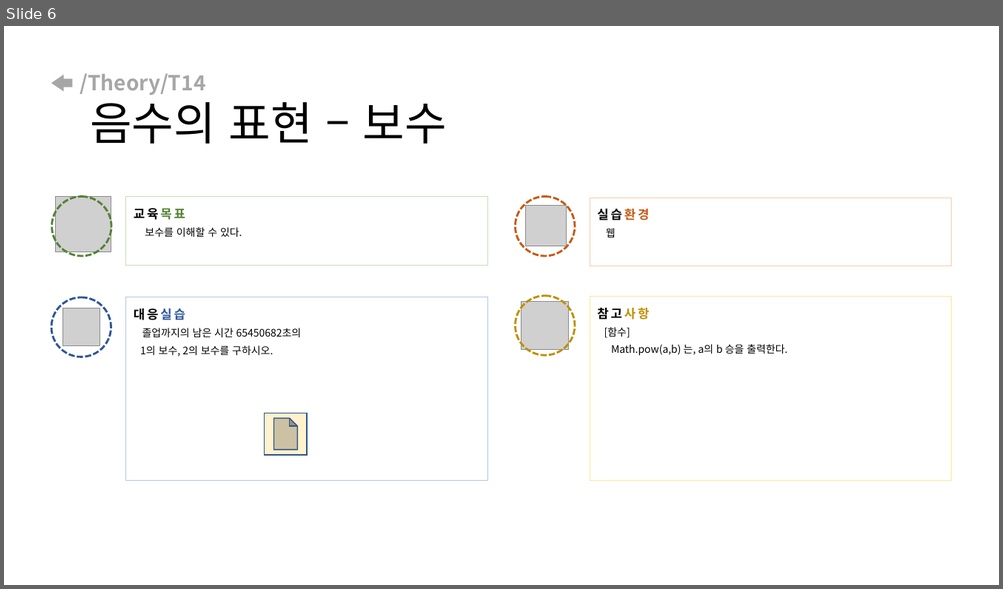
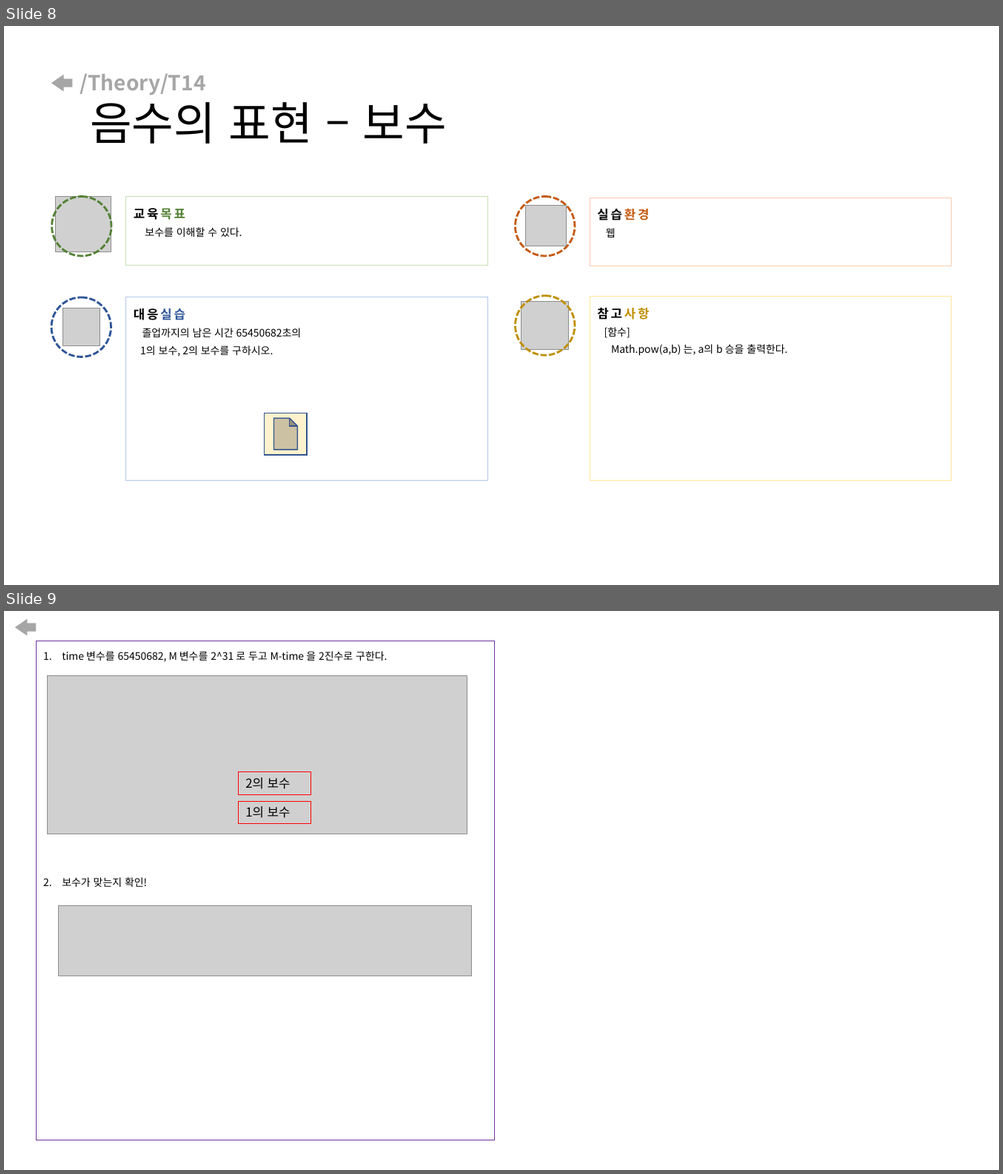
Before and after one commit to arizona95/CyberTraining, a slide deck: Lecture/Class_ppt/국방사이버보안_수업전_1강.pptx. Shown one above the other, each under a label of ours: slide 6 before the commit, slides 8 and 9 after it. The pictures are 1003x589 and 1003x1174 pixels, drawn with LibreOffice and Linux fonts; fonts in the diff are those of the drawing; grey boxes stand for pictures. Boxes give left, top, right and bottom in pixels: in the first picture for what was removed or moved away, otherwise in the second. Text is boxed around its words. In the diff, an @@ line names an element or a change of style, - is before the commit and + after.

```diff
--- a/Lecture/Class_ppt/국방사이버보안_수업전_1강.pptx
+++ b/Lecture/Class_ppt/국방사이버보안_수업전_1강.pptx
@@ slide 9 added at (4,611,999,1170), background #FFFFFF @@
@@ right arrow added at (15,619,36,636), fill #A6A6A6 @@
@@ rectangle added at (36,641,494,1140), outline #7030A0 0.75 pt, 10 pt, text #000000 @@
+1. time 변수를 65450682, M 변수를 2^31 로 두고 M-time 을 2진수로 구한다.
+2. 보수가 맞는지 확인!
@@ picture added at (47,676,467,834) @@
@@ rectangle added at (239,772,310,795), outline #FF0000 0.75 pt, 12 pt, text #000000 @@
+2의 보수
@@ rectangle added at (239,801,310,823), outline #FF0000 0.75 pt, 12 pt, text #000000 @@
+1의 보수
@@ picture added at (59,906,472,977) @@
@@ what was slide 6 is now slide 8 @@
```
Also in this commit, not shown: 6 other slides added, 4 other files.
